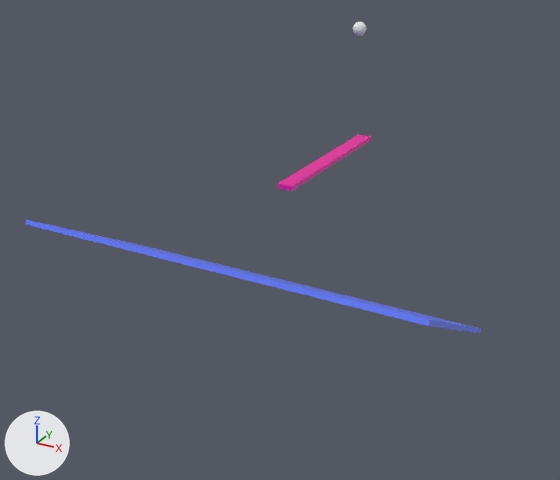
The Blender file map.blend as it was, and as the next commit left it.
Rendered twice from a camera (50 mm lens) standing at (14.5, -24.6, 11.3) and looking at (-1.3, 4.3, -3.2). Every picture has the same lights, and +X, +Y and +Z are marked at lower left.

Objects in the first picture: 'ground', 'ground.001', 'player'.
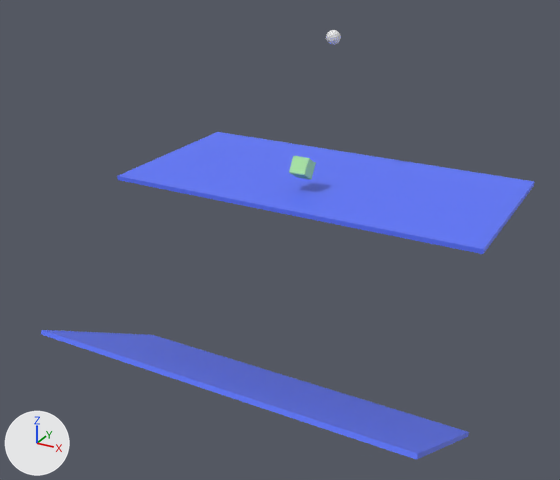
Edits to the bpy script that builds the scene:
```text
Add mat_material_002:
    mat_material_002 = principled_material('Material.002')
    mat_material_002.base_color = (0.386, 0.8, 0.354)  # green #a7e7a1
Add me_cube:
    me_cube.from_pydata(...)  # a box spanning x -1.0..1.0, y -1.0..1.0, z -1.0..1.0
    me_cube.materials.append(mat_material_002)  # green #a7e7a1
Add me_куб_002:
    me_куб_002.from_pydata([(-1.0, -1.0, -0.1), (-1.0, -1.0, -0.1), (-1.0, -1.0, -0.1), (-1.0, -1.0, 0.1), (-1.0, -1.0, 0.1), (-1.0, -1.0, 0.1), (-1.0, 1.0, -0.1), (-1.0, 1.0, -0.1), (-1.0, 1.0, -0.1), (-1.0, 1.0, 0.1), (-1.0, 1.0, 0.1), (-1.0, 1.0, 0.1), (1.0, -1.0, -0.1), (1.0, -1.0, -0.1), (1.0, -1.0, -0.1), (1.0, -1.0, 0.1), (1.0, -1.0, 0.1), (1.0, -1.0, 0.1), (1.0, 1.0, -0.1), (1.0, 1.0, -0.1), (1.0, 1.0, -0.1), (1.0, 1.0, 0.1), (1.0, 1.0, 0.1), (1.0, 1.0, 0.1)], [], [(2, 5, 11), (2, 11, 8), (6, 9, 21), (6, 21, 18), (20, 23, 17), (20, 17, 14), (12, 15, 3), (12, 3, 0), (7, 19, 13), (7, 13, 1), (22, 10, 4), (22, 4, 16)])
    me_куб_002.materials.append(mat_ground)  # blue #5c76ff
Change ob_ground:
    ob_ground.location: (0.07, -0.5, -2.64) -> (0.07, -0.5, -7.73)
Change ob_player:
    ob_player.location: (0.0, 9.46, 5.78) -> (0.0, 6.62, 5.78)
Change ob_ground_001:
    ob_ground_001.location: (0.08, 6.26, 0.36) -> (0.08, 11.44, -3.01)
Add ob_testtt:
    ob_testtt = bpy.data.objects.new('testtt', me_cube)
    ob_testtt.location = (0.01, 3.8, 0.7)
    ob_testtt.rotation_euler = (-0.0122, 0.566, 1.548)  # degrees (-0.7, 32, 89)
    ob_testtt.scale = (0.377, 0.377, 0.377)
Add ob_ground_002:
    ob_ground_002 = bpy.data.objects.new('ground.002', me_куб_002)
    ob_ground_002.location = (0.22, 5.54, -0.4)
    ob_ground_002.scale = (8.43, 4.19, 0.997)
```

Pixel boxes [x1, y1, x2, y2] of what changed, in the pictures (560 x 480 px):
'ground.002', added (blue)
    after: [117, 132, 535, 254]
'ground', moved
    before: [25, 220, 481, 333]
    after: [41, 330, 469, 460]
'ground.001', moved (not visible afterwards)
    before: [277, 135, 371, 191]
'testtt', added (green)
    after: [289, 156, 316, 180]
'player', moved
    before: [353, 22, 366, 36]
    after: [326, 30, 341, 45]
